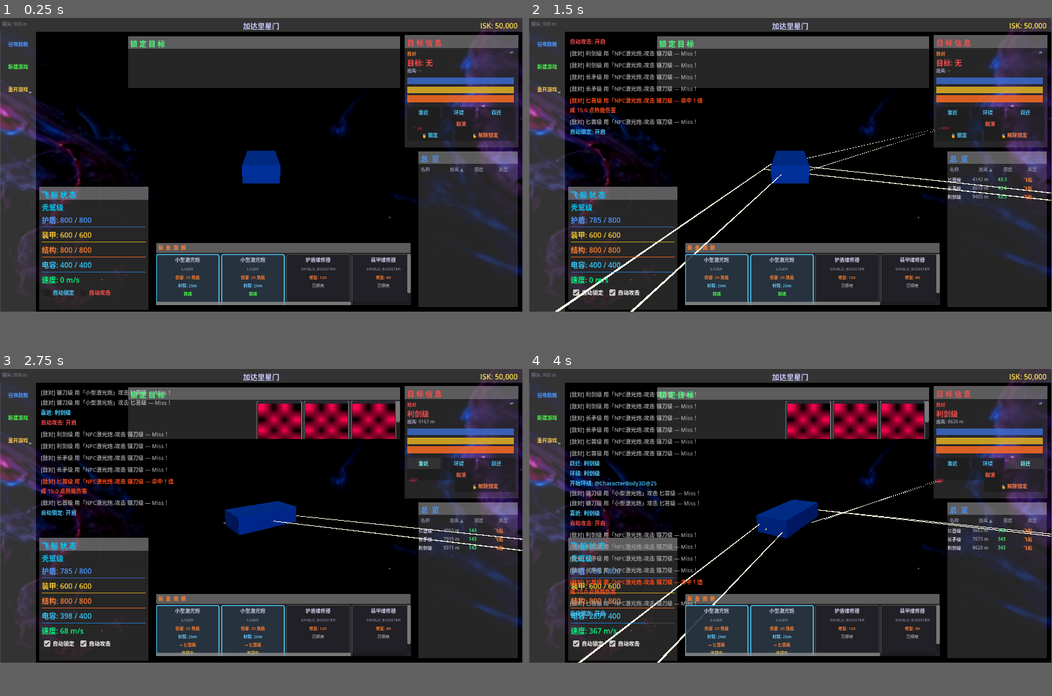
Above: before the commit, frames 1-4 (two rows, left to right).
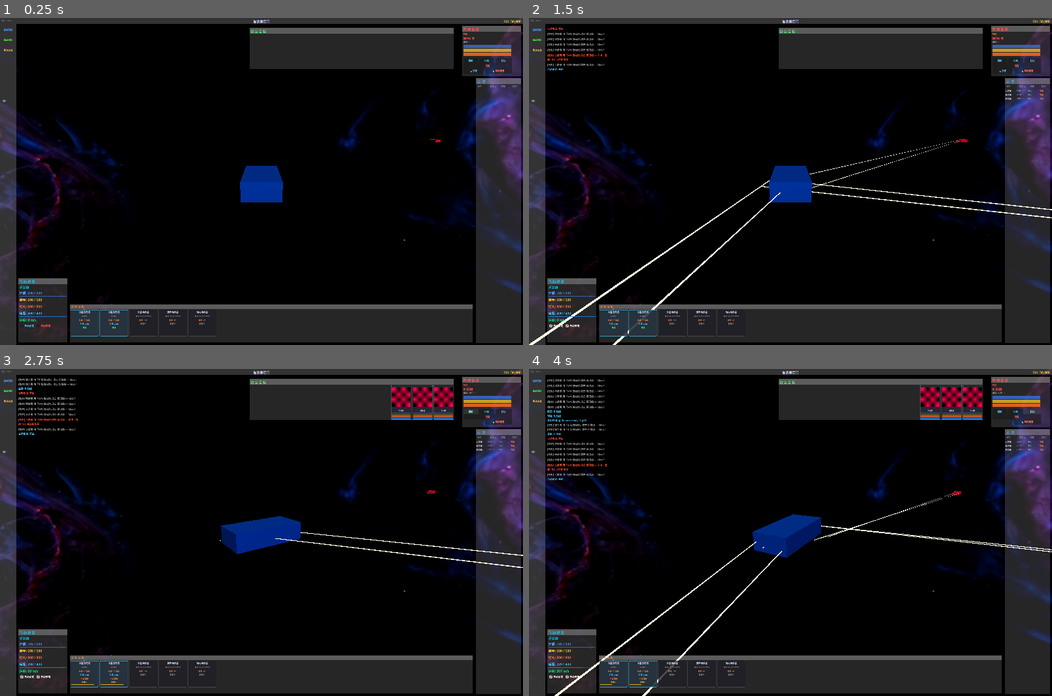
Above: after the commit, the same moments.

Repository: ZhanXuzhao/space-war
Game: Godot game, scene res://scenes/main.tscn
Two runs of this game, one before a commit and one after it. Both use one fixed random seed, a clock stepped at 60 frames per second and the inputs below. The engine's default icon, where the game draws it, is replaced by a stand-in: a white triangle on a blue panel in a dark square.
Inputs:
- Up to frame 1 (0.25 s): no input
- Up to frame 2 (1.5 s): click "自动锁定" at 0.5 s; click "自动攻击" at 1.25 s
- Up to frame 3 (2.75 s): click "靠近" at 2 s
- Up to frame 4 (4 s): click "环绕" at 2.75 s; click "跃迁" at 3.5 s
The window is 799x449 before the commit and 800x500 after it. Grey fills any space a smaller window leaves; there, only what the larger window draws over its background counts as a difference.

The runs differ from the first frame. In frame 1, 49% of the frame differs, in the area x 0-100%, y 0-100%; in frame 2, 51%; in frame 3, 53%; in frame 4, 54%.

Commit message:
window/size/viewport_width=2560

Diff:
--- a/project.godot
+++ b/project.godot
@@ -21,6 +21,8 @@
 
 [display]
 
+window/size/viewport_width=2560
+window/size/viewport_height=1600
 window/size/mode=2
 window/size/width=2560
 window/size/height=1600
--- a/scenes/ui/HUD.tscn
+++ b/scenes/ui/HUD.tscn
@@ -38,10 +38,10 @@
 script = ExtResource("1")
 
 [node name="ShipStatusPanel" type="Panel" parent="." unique_id=724607298]
-offset_left = 87.0
-offset_top = 373.0
-offset_right = 327.0
-offset_bottom = 643.0
+offset_left = 90.0
+offset_top = 1273.0
+offset_right = 330.0
+offset_bottom = 1588.0
 theme_override_styles/panel = SubResource("overview_bg")
 script = ExtResource("2_draggable")
 min_width = 150.0
@@ -186,7 +186,7 @@
 anchors_preset = 1
 anchor_left = 1.0
 anchor_right = 1.0
-offset_left = -259.0
+offset_left = -297.0
 offset_top = 38.0
 offset_right = -9.0
 offset_bottom = 286.0
@@ -591,16 +591,17 @@
 script = ExtResource("1_w3nhd")
 
 [node name="LockedPanel" type="Panel" parent="." unique_id=1627314985]
-anchors_preset = 9
-anchor_bottom = 1.0
-offset_left = 282.0
-offset_top = 40.0
-offset_right = 882.0
-offset_bottom = -494.0
-grow_vertical = 2
+custom_minimum_size = Vector2(1000, 200)
+anchors_preset = 1
+anchor_left = 1.0
+anchor_right = 1.0
+offset_left = -1338.0
+offset_top = 49.0
+offset_right = -338.0
+offset_bottom = 249.0
+grow_horizontal = 0
 theme_override_styles/panel = SubResource("overview_bg")
 script = ExtResource("2_draggable")
-min_width = 200.0
 metadata/_edit_group_ = true
 
 [node name="HandleLeft" type="Control" parent="LockedPanel" unique_id=1627314986]
@@ -673,7 +674,7 @@
 anchor_right = 1.0
 anchor_bottom = 1.0
 offset_left = 344.0
-offset_top = -152.0
+offset_top = -198.0
 offset_right = -246.0
 offset_bottom = -14.0
 grow_horizontal = 2
